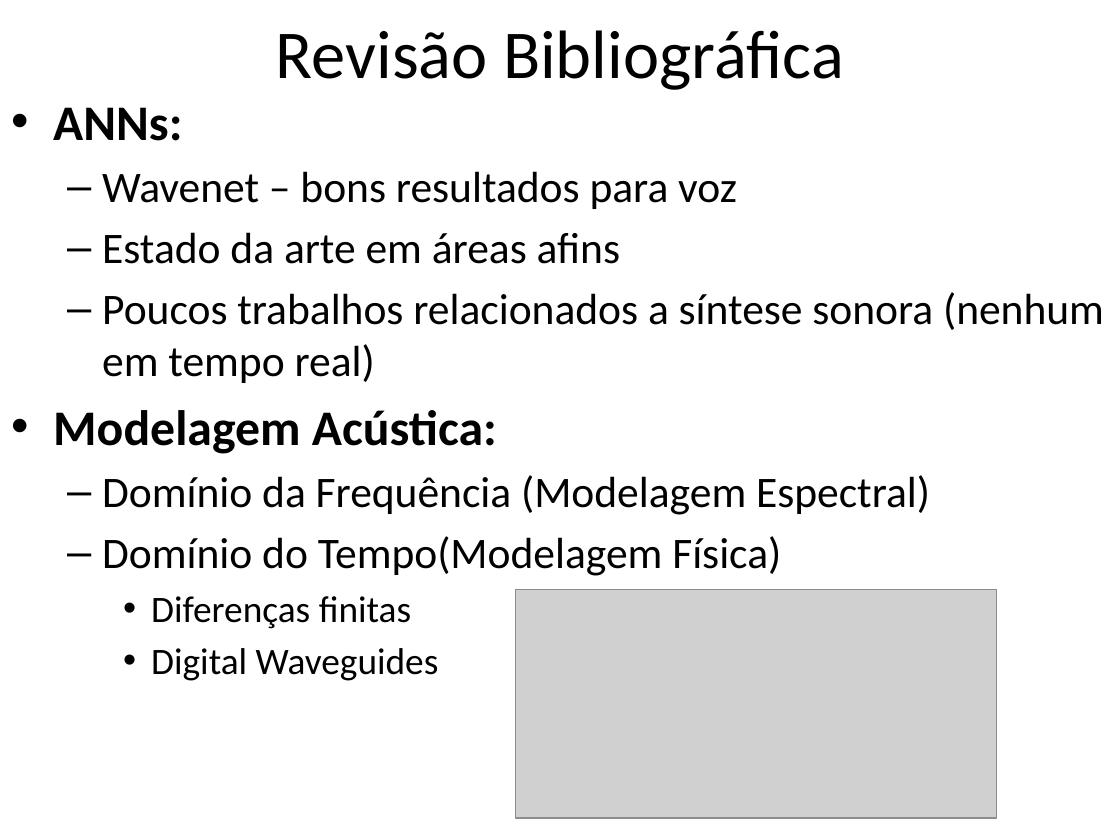
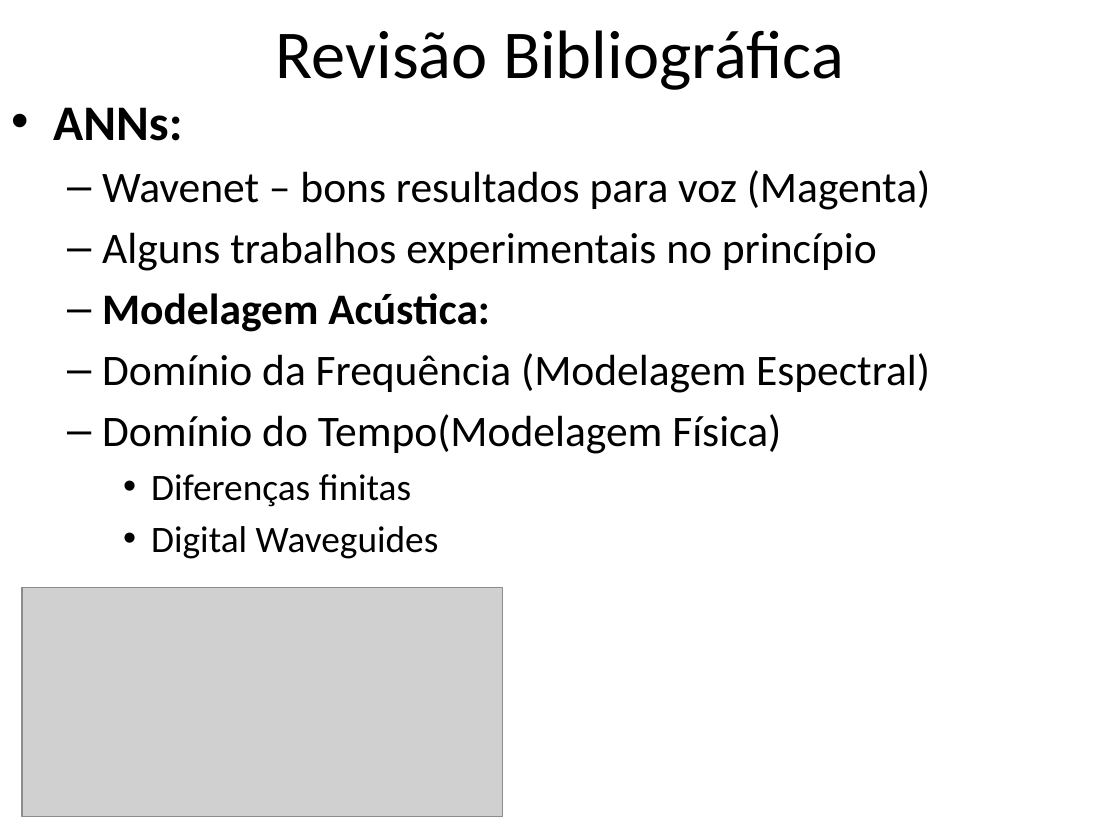
Before and after one commit to tesserato/tesserato.github.io, a slide deck: slide 4 of ApresentaçãoQualificação.pptx. Drawn at 1120x840 pixels with LibreOffice and Linux fonts; fonts in the diff are those of the drawing; grey boxes stand for pictures. Boxes give left, top, right and bottom in pixels: in the first picture for what was removed or moved away, otherwise in the second. Text is boxed around its words. In the diff, an @@ line names an element or a change of style, - is before the commit and + after.

```diff
--- a/ApresentaçãoQualificação.pptx
+++ b/ApresentaçãoQualificação.pptx
@@ text at (102,170,931,271): text changed @@
-  – Wavenet – bons resultados para voz
-  – Estado da arte em áreas afins
-  – Poucos trabalhos relacionados a síntese sonora (nenhum em tempo real)
+  – Wavenet – bons resultados para voz (Magenta)
+  – Alguns trabalhos experimentais no princípio
@@ text at (102,293,490,332): size 32 to 28 pt in "Modelagem Acústica:"; bullet • to –; list level 1 to 2 in "Modelagem Acústica:" @@
@@ picture: place and size @@
-picture at (516,589,997,818)
+picture at (22,588,503,816)
```
Also in this commit, not shown: 4 other slides changed, 4 slides added, 1 other file.
